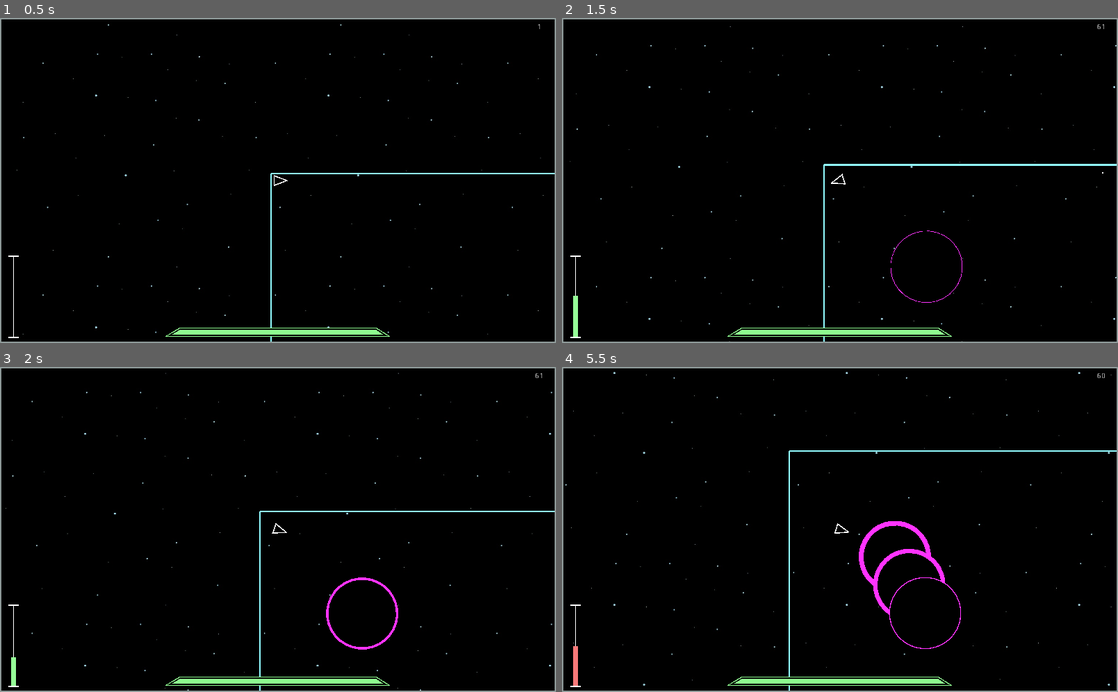
Above: before the commit, frames 1-4 (two rows, left to right).
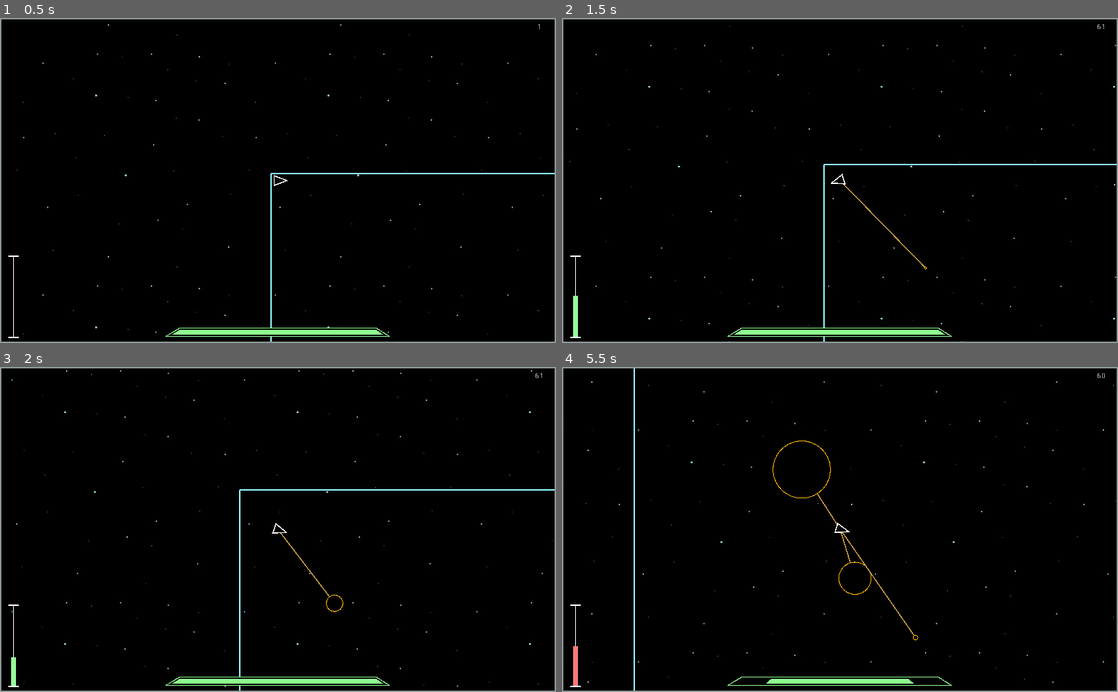
Above: after the commit, the same moments.

Repository: waltr21/New_Co
Game: Godot game, scene res://Scenes/Sample_Scene.tscn
Two runs of this game, one before a commit and one after it. Both use one fixed random seed, a clock stepped at 60 frames per second and the inputs below.
Inputs:
- Up to frame 1 (0.5 s): no input
- Up to frame 2 (1.5 s): hold D (player_right) 0.53-1.28 s; hold Space (player_fire) 0.53-1.28 s; tap P (temp_ast) at 0.8, 1.35 s; hold A (player_left) from 1.28 s (still down)
- Up to frame 3 (2 s): keep holding A (player_left); tap Space (player_fire) at 1.55 s
- Up to frame 4 (5.5 s): release A (player_left) at 2.03 s; hold D (player_right) 2.03-2.78 s; hold Space (player_fire) 2.03-2.78 s; tap P (temp_ast) at 2.3, 2.85, 3.8, 4.35, 5.3 s; hold W (player_up) 2.78-3.53 s; tap Space (player_fire) at 3.05, 4.55 s; hold Space (player_fire) 3.53-4.28 s; hold A (player_left) from 3.53 s (still down); hold Space (player_fire) from 5.03 s (still down)

Frame 1 is identical in both runs. In frame 2, 0.4% of the frame differs, in the area x 1-100%, y 2-100%; in frame 3, 1.3%; in frame 4, 2.1%, in the area x 0-100%, y 0-100%.

Commit message:
Bullets travel according to ship velocity.

Diff:
--- a/Models/Bullet/Bullet_Basic.gd
+++ b/Models/Bullet/Bullet_Basic.gd
@@ -1,8 +1,9 @@
 extends Area2D
 
-var velocity = Vector2(1,0)
+var velocity = Vector2(0,0)
 var acc = 800
 var size = 2
+var startingVelocity = Vector2(0,0)
 onready var collisionShape = get_node("BulletCollision")
 # Called when the node enters the scene tree for the first time.
 func _ready():
@@ -11,7 +12,7 @@
 
 # Called every frame. 'delta' is the elapsed time since the previous frame.
 func _process(delta):
-	self.position += velocity * delta * acc
+	self.position += ((velocity + startingVelocity) * delta * acc)
 	bound()
 
 func bound():
--- a/Models/Ship/FuelParticle.gd
+++ b/Models/Ship/FuelParticle.gd
@@ -31,7 +31,7 @@
 		self.visible = false
 		parentShip.allFuel.push_back(self)
 
-func setVelocity(rot, acc):
+func setVelocity(rot):
 	rot += rand_range(-2.0, 2.0)
 	velocity = Vector2(cos(rot + PI), sin(rot + PI))
 
--- a/Models/Ship/Ship.gd
+++ b/Models/Ship/Ship.gd
@@ -75,7 +75,7 @@
 	if Input.is_action_pressed("temp_ast"):
 		if(OS.get_ticks_msec() - shotStamp > fireRate):
 			shotStamp = OS.get_ticks_msec()
-			var ast = load("res://Models/Asteroid/AsteroidDuplicate/Asteroid_Duplicate_Hive.tscn").instance()
+			var ast = load("res://Models/Asteroid/Roper/Roper.tscn").instance()
 			ast.velocity = (Vector2(cos(rotation), sin(rotation)))
 			ast.position = Vector2(self.position.x + 240, self.position.y + 240)
 
@@ -95,7 +95,7 @@
 			var particle = allFuel.pop_front()
 			particle.position = self.position
 			particle.origin = self.position
-			particle.setVelocity(self.rotation, acc)
+			particle.setVelocity(self.rotation)
 			particle.visible = true
 			particle.stamp = OS.get_ticks_msec()
 
@@ -105,6 +105,8 @@
 		var bullet = load("res://Models/Bullet/Bullet_Basic.tscn").instance()
 		bullet.velocity = (Vector2(cos(rotation), sin(rotation)))
 		bullet.position = self.position
+		bullet.startingVelocity = self.velocity / acc
+		print(bullet.startingVelocity)
 		Main_Scene.add_child(bullet)
 		heatBar.grow()
 
